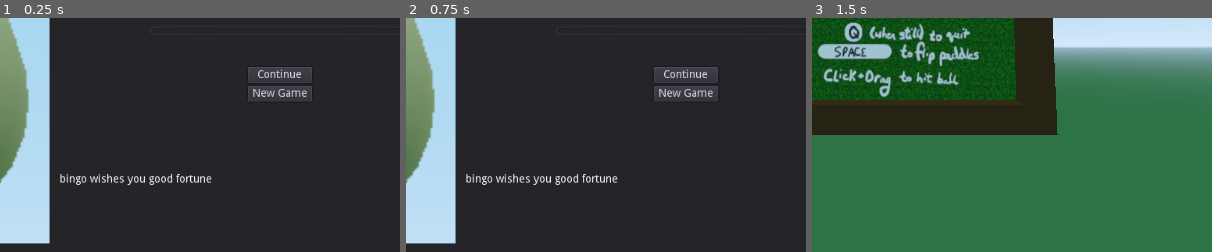
Above: before the commit, frames 1-3 (left to right).
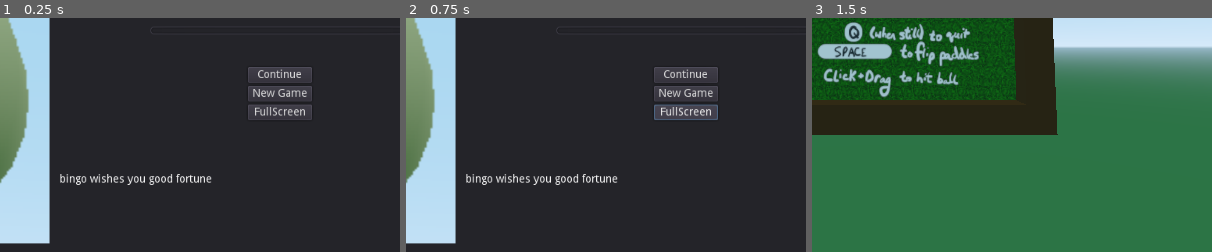
Above: after the commit, the same moments.

Repository: snendev/BingoPoppidoppolousPinballGolfParadise
Game: Godot game, scene res://Root.tscn
The game is run twice, just before and just after one commit, with the same random seed, the same clock (stepped at 60 frames per second) and the same inputs.
Inputs (mouse positions are % of the whole screen's width and height, from its top left):
- Up to frame 1 (0.25 s): no input
- Up to frame 2 (0.75 s): click (75, 70) at 0.5 s, where only the run after the commit has a clickable "FullScreen"
- Up to frame 3 (1.5 s): click "New Game" at 1.25 s
The pictures show only the part of the screen within x 40-90%, y 50-100%; the shares and areas given below are measured in that part.

The runs differ from the first frame. In frame 1, 0.8% of the frame differs, in the area x 62-78%, y 37-44%; in frame 2, 1.1%, in the area x 62-78%, y 36-44%; in frame 3, nothing differs.

Commit message:
fix menu and add fullscreen

Diff:
--- a/src/Menu.tscn
+++ b/src/Menu.tscn
@@ -1,14 +1,12 @@
-[gd_scene load_steps=3 format=2]
+[gd_scene load_steps=4 format=2]
 
 [ext_resource path="res://bingo2.PNG" type="Texture" id=1]
 [ext_resource path="res://Audio/VolumeSlider.tscn" type="PackedScene" id=2]
+[ext_resource path="res://fullScreen.gd" type="Script" id=3]
 
 [node name="Menu" type="Panel"]
-anchor_left = 0.5
-anchor_right = 0.5
-margin_left = -512.0
-margin_right = 512.0
-margin_bottom = 600.0
+anchor_right = 1.0
+anchor_bottom = 1.0
 size_flags_horizontal = 3
 size_flags_vertical = 3
 __meta__ = {
@@ -105,6 +103,13 @@
 margin_bottom = 44.0
 text = "New Game"
 
+[node name="Button" type="Button" parent="VBoxContainer/Control/VBox"]
+margin_top = 48.0
+margin_right = 82.0
+margin_bottom = 68.0
+text = "FullScreen"
+script = ExtResource( 3 )
+
 [node name="Control" type="Control" parent="."]
 anchor_left = 0.25
 anchor_top = 0.5
@@ -130,3 +135,4 @@
 
 [connection signal="mouse_exited" from="VBoxContainer/Control2/VBox/HSlider" to="VBoxContainer/Control2/VBox/HSlider" method="release_focus"]
 [connection signal="value_changed" from="VBoxContainer/Control2/VBox/HSlider" to="VBoxContainer/Control2/VBox/HSlider" method="_on_value_changed"]
+[connection signal="pressed" from="VBoxContainer/Control/VBox/Button" to="VBoxContainer/Control/VBox/Button" method="_on_Button_pressed"]
--- /dev/null
+++ b/src/fullScreen.gd
@@ -0,0 +1,4 @@
+extends Button
+
+func _on_Button_pressed():
+	OS.window_fullscreen = !OS.window_fullscreen
Not shown, added: assets/banner.png
Not shown, added: assets/bingo-icon.bmp
Not shown, added: assets/itch link.png
Not shown, removed: assets/paradise.kra~
Not shown, removed: assets/paradise.png~
Not shown, added: assets/title.png
Not shown, added: assets/trailer-climb.png
Not shown, added: assets/trailer-disappoint.jpg
Not shown, added: assets/trailer-fall.png
Not shown, added: assets/trailer.kra
Not shown, added: assets/trailer.kra~
